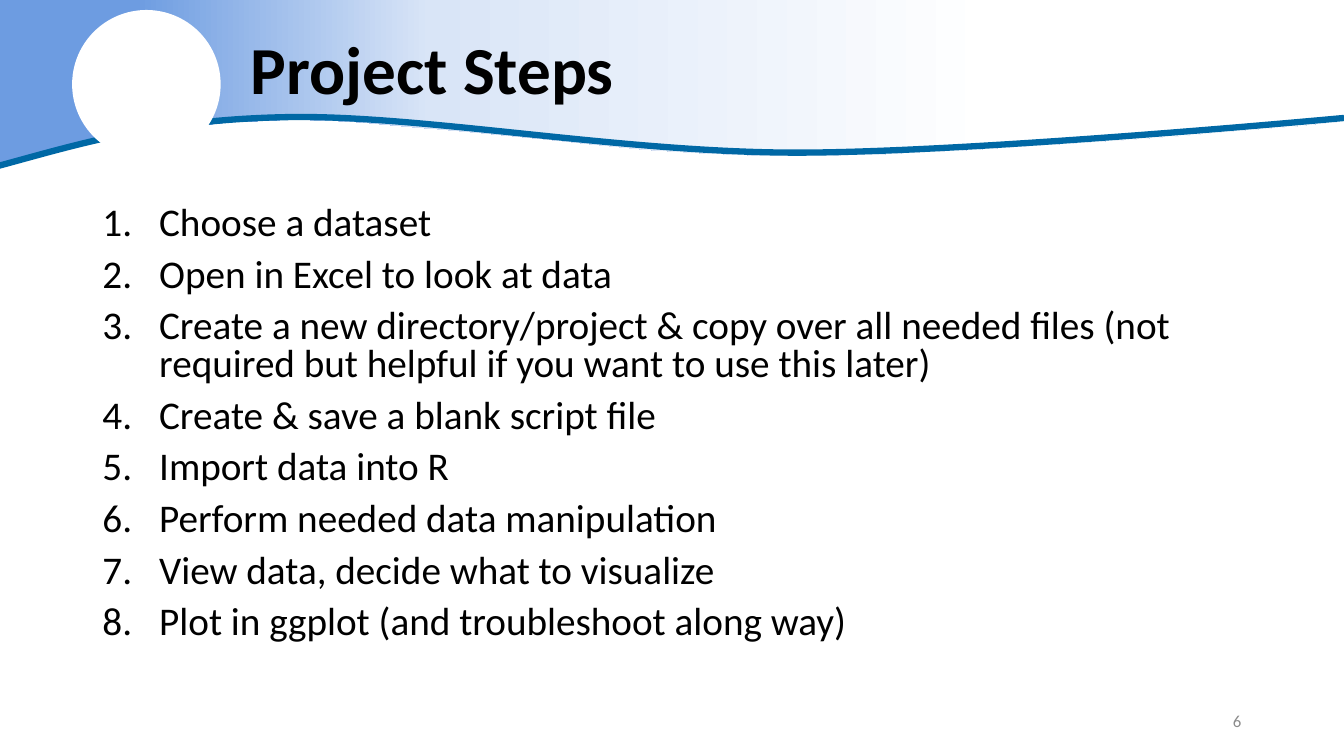
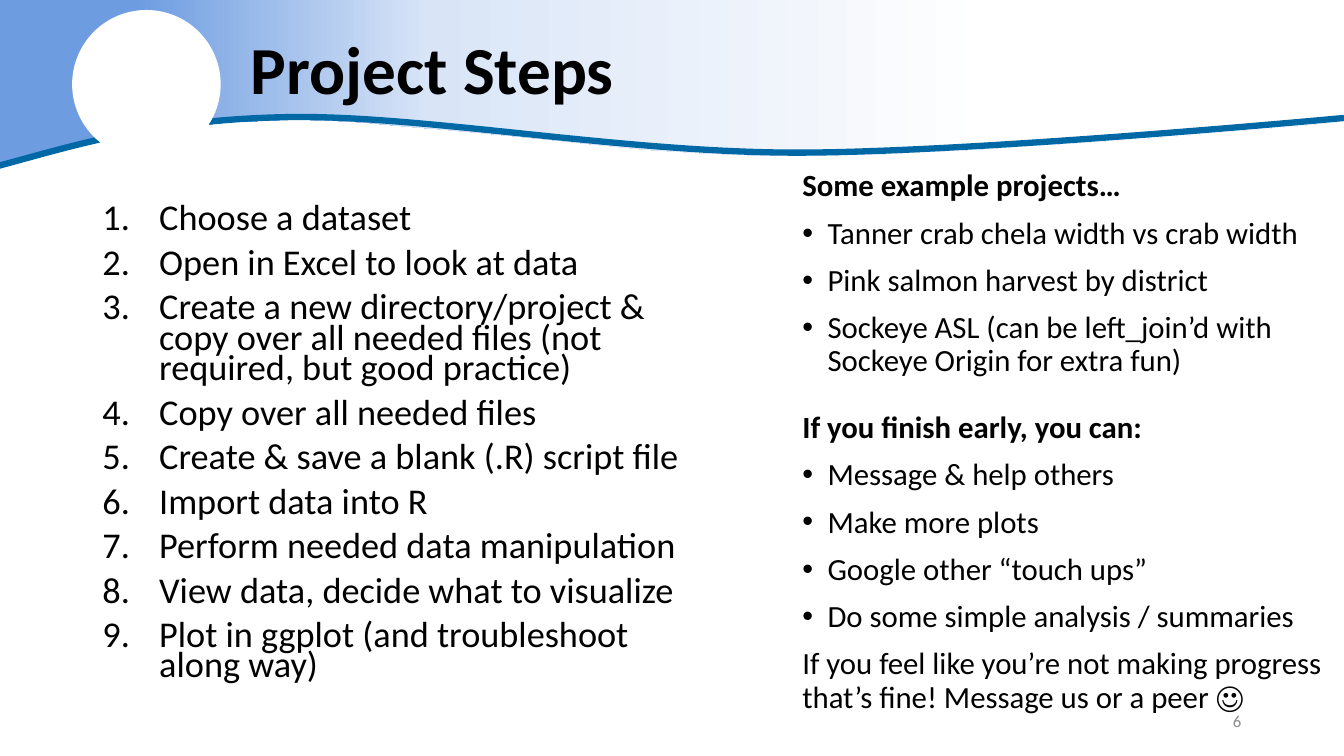
Before and after one commit to ADFG-DSF/ADFG_R_Intro_Workshop_2025, a slide deck: slide 6 of presentations/9 - The Project.pptx. Drawn at 1344x756 pixels with LibreOffice and Linux fonts; fonts in the diff are those of the drawing; background and template pictures are left out. Boxes give left, top, right and bottom in pixels: in the first picture for what was removed or moved away, otherwise in the second. Text is boxed around its words. In the diff, an @@ line names an element or a change of style, - is before the commit and + after.

Commit message:
Minor updates to ppts 9 & 10

```diff
--- a/presentations/9 - The Project.pptx
+++ b/presentations/9 - The Project.pptx
@@ text added at [802,174,1298,377], 22 pt, text #000000 @@
+Some example projects…
+• Tanner crab chela width vs crab width
+• Pink salmon harvest by district
+• Sockeye ASL (can be left_join’d with Sockeye Origin for extra fun)
@@ text at [159,204,676,684]: size 28 to 25.9 pt in "Choose a dataset", "Open in Excel to look at data", "Import data into R", "Perform needed data manipulation" and 2 more places; line spacing 0.8 to 0.7 @@
@@ text at [159,293,679,475]: text changed; size 28 to 25.9 pt @@
-3. Create a new directory/project & copy over all needed files (not required but helpful if you want to use this later)
-4. Create & save a blank script file
+3. Create a new directory/project & copy over all needed files (not required, but good practice)
+4. Copy over all needed files
+5. Create & save a blank (.R) script file
@@ text added at [802,416,1322,714], 22 pt, text #000000 @@
+If you finish early, you can:
+• Message & help others
+• Make more plots
+• Google other “touch ups”
+• Do some simple analysis / summaries
+If you feel like you’re not making progress that’s fine! Message us or a peer ☺
```
Also in this commit, not shown: 2 other slides changed, 1 other file.
